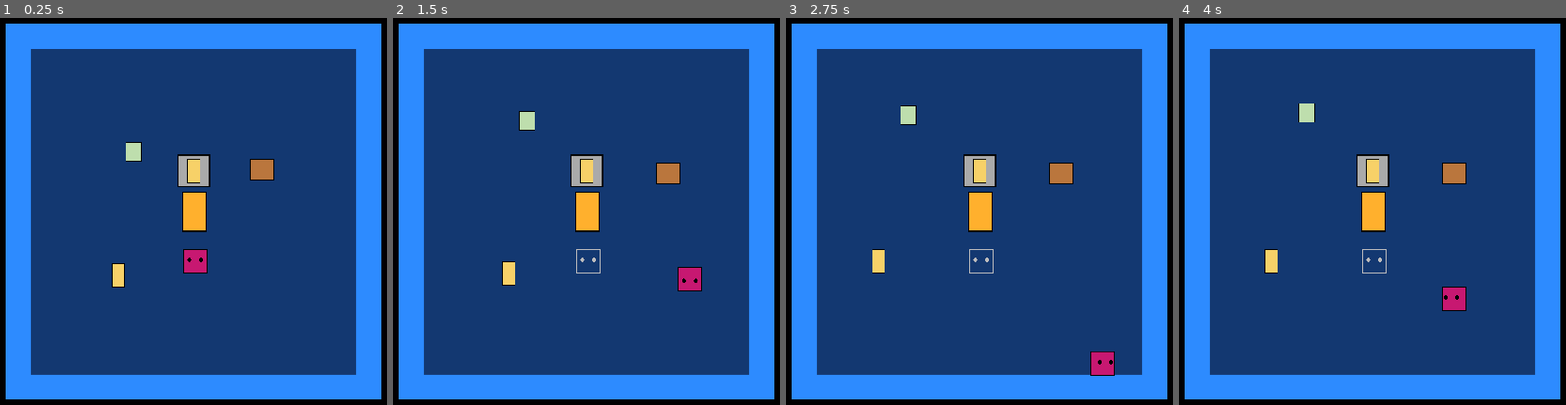
Above: before the commit, frames 1-4 (left to right).
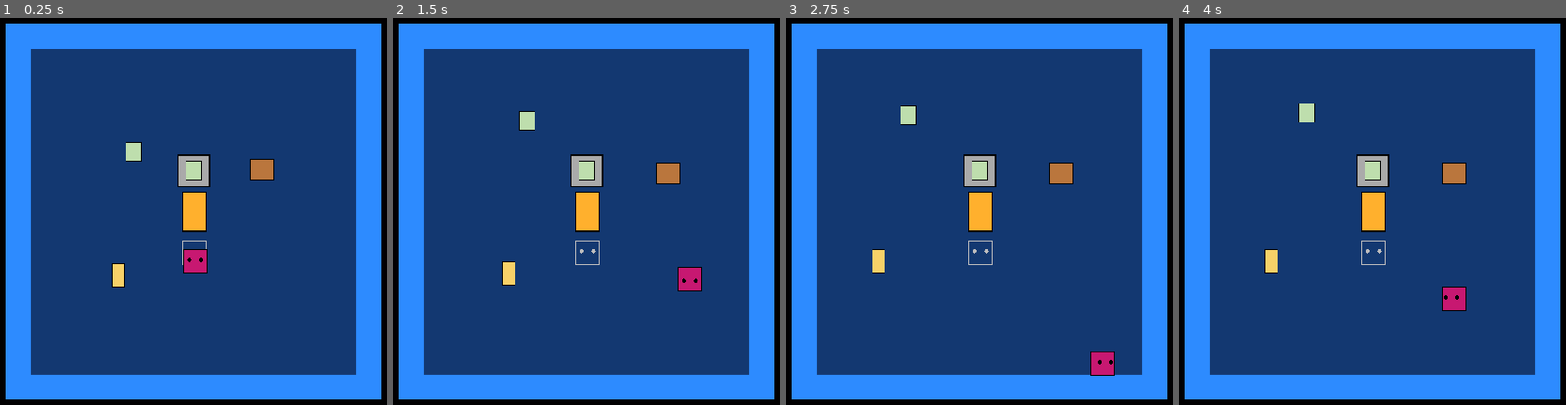
Above: after the commit, the same moments.

Repository: Ivorforce/Wickerman
Game: Godot game, scene res://Levels/Main.tscn
Two runs of this game, one before a commit and one after it. Both use one fixed random seed, a clock stepped at 60 frames per second and the inputs below. This scene is started directly instead of the project's main scene.
Inputs:
- Up to frame 1 (0.25 s): no input
- Up to frame 2 (1.5 s): tap Enter (action) at 0.5, 0.6, 1.35 s; hold Right (right) 0.53-1.28 s; hold Down (down) from 1.28 s (still down)
- Up to frame 3 (2.75 s): release Down (down) at 2.03 s; hold Right (right) from 2.03 s (still down); tap Space (attack) at 2.1 s; tap Enter (action) at 2.3 s
- Up to frame 4 (4 s): release Right (right) at 2.78 s; hold Up (up) 2.78-3.53 s; tap Enter (action) at 2.85, 3.6 s; hold A (left) from 3.53 s (still down)

The runs differ from the first frame. In frame 1, 0.3% of the frame differs, in the area x 47-54%, y 36-64%; in frame 2, 0.4%, in the area x 47-54%, y 36-67%; in frame 3, 0.4%; in frame 4, 0.4%.

Commit message:
Add ability to sac corpses that are in demand.

Diff:
--- a/Actors/FX/PlayerAttackFX.gd
+++ b/Actors/FX/PlayerAttackFX.gd
@@ -10,8 +10,8 @@
 	if time_left <= 0:
 		queue_free()
 
-func _on_PlayerAttackFX_area_entered(area):
-	var owner = area.get_parent()
+func _on_PlayerAttackFX_body_entered(body):
+	var owner = body
 
 	if owner is Corpse:
 		owner._velocity += knockback
--- a/Actors/FX/PlayerAttackFX.tscn
+++ b/Actors/FX/PlayerAttackFX.tscn
@@ -18,5 +18,4 @@
 [node name="CollisionShape2D" type="CollisionShape2D" parent="."]
 shape = SubResource( 1 )
 
-[connection signal="area_entered" from="." to="." method="_on_PlayerAttackFX_area_entered"]
 [connection signal="body_entered" from="." to="." method="_on_PlayerAttackFX_body_entered"]
--- a/Actors/NPC/Carrot/Carrot.tscn
+++ b/Actors/NPC/Carrot/Carrot.tscn
@@ -10,10 +10,8 @@
 [sub_resource type="RectangleShape2D" id=3]
 extents = Vector2( 16, 20 )
 
-[sub_resource type="RectangleShape2D" id=2]
-extents = Vector2( 16, 30 )
-
 [node name="Carrot" type="KinematicBody2D"]
+collision_layer = 3
 script = ExtResource( 2 )
 CorpseEntity = ExtResource( 5 )
 health = 1
@@ -28,12 +26,5 @@
 position = Vector2( 0, 9 )
 shape = SubResource( 3 )
 
-[node name="HitBox" type="Area2D" parent="."]
-collision_layer = 2
-collision_mask = 16
-
-[node name="HitShape" type="CollisionShape2D" parent="HitBox"]
-shape = SubResource( 2 )
-
 [node name="MovementController" type="Node" parent="."]
 script = ExtResource( 6 )
--- a/Actors/NPC/Carrot/Corpse/CorpseCarrot.tscn
+++ b/Actors/NPC/Carrot/Corpse/CorpseCarrot.tscn
@@ -9,6 +9,7 @@
 extents = Vector2( 16, 29 )
 
 [node name="Corpse" type="KinematicBody2D" groups=["corpses"]]
+collision_layer = 3
 script = ExtResource( 4 )
 
 [node name="Sprite" type="Sprite" parent="."]
@@ -19,10 +20,3 @@
 
 [node name="PhysicsShape" type="CollisionShape2D" parent="."]
 shape = SubResource( 1 )
-
-[node name="HitBox" type="Area2D" parent="."]
-collision_layer = 2
-collision_mask = 16
-
-[node name="HitShape" type="CollisionShape2D" parent="HitBox"]
-shape = SubResource( 1 )
--- a/Actors/NPC/Corpse.gd
+++ b/Actors/NPC/Corpse.gd
@@ -1,7 +1,10 @@
 extends KinematicBody2D
 class_name Corpse
 
-export var friction = 0.8
+export var vegetable_type := 0
+var is_protected := false
+
+export var friction := 0.8
 var _velocity := Vector2.ZERO
 
 onready var attackable: Attackable = $Sprite
--- a/Actors/NPC/NPC.gd
+++ b/Actors/NPC/NPC.gd
@@ -1,6 +1,7 @@
 extends KinematicBody2D
 class_name NPC
 
+export var vegetable_type := 0
 export(PackedScene) var CorpseEntity
 
 export var health := 2
--- a/Actors/NPC/Onion/Corpse/CorpseOnion.tscn
+++ b/Actors/NPC/Onion/Corpse/CorpseOnion.tscn
@@ -9,7 +9,9 @@
 extents = Vector2( 20, 23 )
 
 [node name="Corpse" type="KinematicBody2D" groups=["corpses"]]
+collision_layer = 3
 script = ExtResource( 3 )
+vegetable_type = 1
 
 [node name="Sprite" type="Sprite" parent="."]
 material = ExtResource( 4 )
@@ -19,10 +21,3 @@
 
 [node name="PhysicsShape" type="CollisionShape2D" parent="."]
 shape = SubResource( 1 )
-
-[node name="HitBox" type="Area2D" parent="."]
-collision_layer = 2
-collision_mask = 16
-
-[node name="HitShape" type="CollisionShape2D" parent="HitBox"]
-shape = SubResource( 1 )
--- a/Actors/NPC/Onion/Onion.tscn
+++ b/Actors/NPC/Onion/Onion.tscn
@@ -10,11 +10,10 @@
 [sub_resource type="RectangleShape2D" id=3]
 extents = Vector2( 19, 17 )
 
-[sub_resource type="RectangleShape2D" id=2]
-extents = Vector2( 20, 23 )
-
 [node name="Onion" type="KinematicBody2D"]
+collision_layer = 3
 script = ExtResource( 2 )
+vegetable_type = 1
 CorpseEntity = ExtResource( 5 )
 
 [node name="Sprite" type="Sprite" parent="."]
@@ -27,12 +26,5 @@
 position = Vector2( 0, 6 )
 shape = SubResource( 3 )
 
-[node name="HitBox" type="Area2D" parent="."]
-collision_layer = 2
-collision_mask = 16
-
-[node name="HitShape" type="CollisionShape2D" parent="HitBox"]
-shape = SubResource( 2 )
-
 [node name="MovementController" type="Node" parent="."]
 script = ExtResource( 6 )
--- a/Actors/NPC/Pumpkin/Corpse/CorpsePumpkin.tscn
+++ b/Actors/NPC/Pumpkin/Corpse/CorpsePumpkin.tscn
@@ -9,7 +9,9 @@
 extents = Vector2( 29, 25 )
 
 [node name="Corpse" type="KinematicBody2D" groups=["corpses"]]
+collision_layer = 3
 script = ExtResource( 4 )
+vegetable_type = 2
 
 [node name="Sprite" type="Sprite" parent="."]
 material = ExtResource( 2 )
@@ -19,10 +21,3 @@
 
 [node name="PhysicsShape" type="CollisionShape2D" parent="."]
 shape = SubResource( 1 )
-
-[node name="HitBox" type="Area2D" parent="."]
-collision_layer = 2
-collision_mask = 16
-
-[node name="HitShape" type="CollisionShape2D" parent="HitBox"]
-shape = SubResource( 1 )
--- a/Actors/NPC/Pumpkin/Pumpkin.tscn
+++ b/Actors/NPC/Pumpkin/Pumpkin.tscn
@@ -10,11 +10,10 @@
 [sub_resource type="RectangleShape2D" id=3]
 extents = Vector2( 29, 18 )
 
-[sub_resource type="RectangleShape2D" id=2]
-extents = Vector2( 29, 25 )
-
 [node name="Pumpkin" type="KinematicBody2D"]
+collision_layer = 3
 script = ExtResource( 2 )
+vegetable_type = 2
 CorpseEntity = ExtResource( 5 )
 health = 3
 
@@ -28,12 +27,5 @@
 position = Vector2( 0, 7 )
 shape = SubResource( 3 )
 
-[node name="HitBox" type="Area2D" parent="."]
-collision_layer = 2
-collision_mask = 16
-
-[node name="HitShape" type="CollisionShape2D" parent="HitBox"]
-shape = SubResource( 2 )
-
 [node name="MovementController" type="Node" parent="."]
 script = ExtResource( 6 )
--- a/Actors/Player/PlayerController.gd
+++ b/Actors/Player/PlayerController.gd
@@ -41,8 +41,9 @@
 
 			if nearest.global_position.distance_to(global_position) < corpse_drag_distance:
 				dragging_body = nearest
+				dragging_body.is_protected = true
 		else:
-			dragging_body = null
+			drop_corpse()
 
 	if Input.is_action_just_pressed("attack") and _time_to_attack <= 0 and dragging_body == null:
 		_time_to_attack = 0.8
@@ -72,6 +73,11 @@
 
 		dragging_body._velocity += (drag_direction * corpse_drag_speed - dragging_body._velocity) * 0.05
 		return true
+
+func drop_corpse():
+	dragging_body.is_protected = false
+	dragging_body = null
+
 
 func _physics_process(delta):
 	handle_actions()
--- /dev/null
+++ b/Actors/Wickerman/SacrificeSlot.gd
@@ -0,0 +1,10 @@
+extends Area2D
+
+export(NodePath) var _path_wickerman := @""
+onready var wickerman: Wickerman = get_node(_path_wickerman)
+
+
+func _process(delta):
+	for body in get_overlapping_bodies():
+		if body is Corpse and not body.is_protected:
+			wickerman.try_sacrifice(body)
--- /dev/null
+++ b/Actors/Wickerman/SacrificeSlot.tscn
@@ -0,0 +1,19 @@
+[gd_scene load_steps=4 format=2]
+
+[ext_resource path="res://Levels/Scenery/WhitePlayer.svg" type="Texture" id=1]
+[ext_resource path="res://Actors/Wickerman/SacrificeSlot.gd" type="Script" id=2]
+
+[sub_resource type="RectangleShape2D" id=1]
+extents = Vector2( 31, 32 )
+
+[node name="Area2D" type="Area2D"]
+collision_layer = 0
+collision_mask = 2
+script = ExtResource( 2 )
+
+[node name="SacrificeSlot" type="Sprite" parent="."]
+scale = Vector2( 0.15, 0.15 )
+texture = ExtResource( 1 )
+
+[node name="CollisionShape2D" type="CollisionShape2D" parent="."]
+shape = SubResource( 1 )
--- a/Actors/Wickerman/Wickerman.gd
+++ b/Actors/Wickerman/Wickerman.gd
@@ -1,11 +1,12 @@
 extends KinematicBody2D
+class_name Wickerman
 
 onready var CarrotEntity = preload("res://Actors/NPC/Carrot/Carrot.tscn")
 onready var OnionEntity = preload("res://Actors/NPC/Onion/Onion.tscn")
 onready var PumpkinEntity = preload("res://Actors/NPC/Pumpkin/Pumpkin.tscn")
 
 
-var current_demand_type: NPC = null
+var current_demand: NPC = null
 
 onready var demand_speech_bubble = $"../../WickermanDemandSpeech"
 
@@ -14,8 +15,21 @@
 	next_demand()
 
 func next_demand():
-	current_demand_type = CarrotEntity.instance()
-	current_demand_type.get_node("MovementController").queue_free()
-	current_demand_type.get_node("CollisionShape2D").queue_free()
-	current_demand_type.get_node("HitBox").queue_free()
-	demand_speech_bubble.add_child(current_demand_type)
+	var EntityType = [CarrotEntity, OnionEntity, PumpkinEntity][randi() % 3]
+
+	current_demand = EntityType.instance()
+	current_demand.get_node("MovementController").queue_free()
+	current_demand.get_node("CollisionShape2D").queue_free()
+	demand_speech_bubble.add_child(current_demand)
+
+func try_sacrifice(corpse: Corpse):
+	if current_demand == null:
+		return
+
+	if current_demand.vegetable_type == corpse.vegetable_type:
+		Freezer.next_freeze_s += 0.05
+		# TODO Flash white
+		corpse.queue_free()
+
+		current_demand.queue_free()
+		next_demand()
--- a/Levels/Level1.tscn
+++ b/Levels/Level1.tscn
@@ -1,30 +1,21 @@
-[gd_scene load_steps=9 format=2]
+[gd_scene load_steps=8 format=2]
 
 [ext_resource path="res://Levels/Level1.svg" type="Texture" id=1]
 [ext_resource path="res://Actors/Wickerman/Wickerman.tscn" type="PackedScene" id=2]
-[ext_resource path="res://Levels/Scenery/WhitePlayer.svg" type="Texture" id=3]
+[ext_resource path="res://Actors/Wickerman/SacrificeSlot.tscn" type="PackedScene" id=3]
 [ext_resource path="res://Actors/Wickerman/WickermanDemandSpeech.tscn" type="PackedScene" id=4]
 [ext_resource path="res://Actors/NPC/Carrot/Carrot.tscn" type="PackedScene" id=5]
 [ext_resource path="res://Actors/NPC/Onion/Onion.tscn" type="PackedScene" id=6]
 [ext_resource path="res://Actors/NPC/Pumpkin/Pumpkin.tscn" type="PackedScene" id=7]
-
-[sub_resource type="StreamTexture" id=1]
-flags = 4
 
 [node name="Level1" type="Node2D"]
 
 [node name="Background" type="Sprite" parent="."]
 texture = ExtResource( 1 )
 
-[node name="WhiteStart" type="Sprite" parent="."]
-position = Vector2( 4, 126 )
-scale = Vector2( 0.15, 0.15 )
-texture = ExtResource( 3 )
-
-[node name="WhiteSquare" type="Sprite" parent="."]
-position = Vector2( 256, -384 )
-scale = Vector2( 0.15, 0.15 )
-texture = SubResource( 1 )
+[node name="SacrificeSlot" parent="." instance=ExtResource( 3 )]
+position = Vector2( 2, 104 )
+_path_wickerman = NodePath("../Entities/Wickerman")
 
 [node name="Borders" type="StaticBody2D" parent="."]
 
--- a/project.godot
+++ b/project.godot
@@ -28,12 +28,18 @@
 "class": "PlayerAttackFX",
 "language": "GDScript",
 "path": "res://Actors/FX/PlayerAttackFX.gd"
+}, {
+"base": "KinematicBody2D",
+"class": "Wickerman",
+"language": "GDScript",
+"path": "res://Actors/Wickerman/Wickerman.gd"
 } ]
 _global_script_class_icons={
 "Attackable": "",
 "Corpse": "",
 "NPC": "",
-"PlayerAttackFX": ""
+"PlayerAttackFX": "",
+"Wickerman": ""
 }
 
 [application]
Not shown: 1 places in Actors/NPC/Carrot/Carrot.tscn that only renumber resources
Not shown: 1 places in Actors/NPC/Onion/Onion.tscn that only renumber resources
Not shown: 1 places in Actors/NPC/Pumpkin/Pumpkin.tscn that only renumber resources
